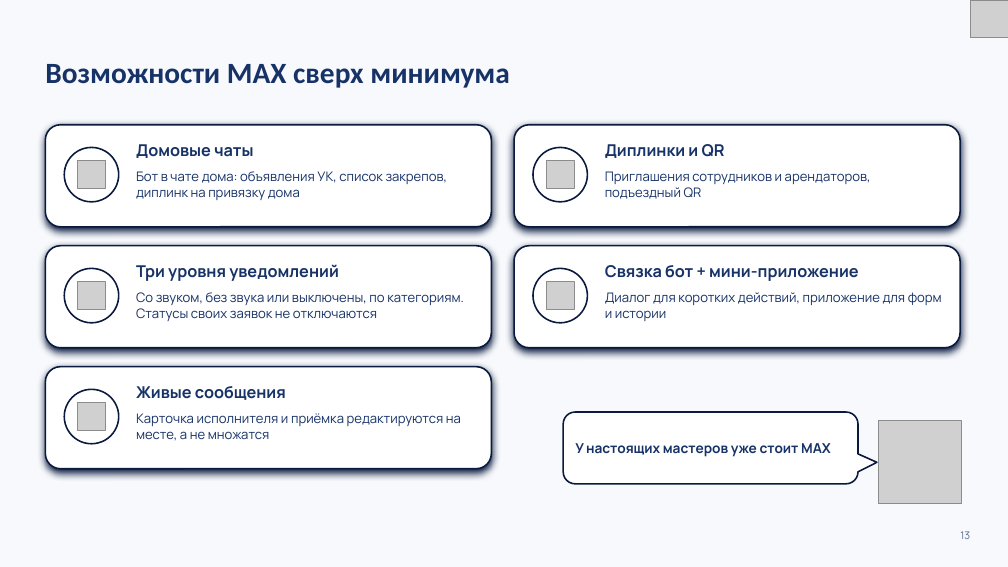
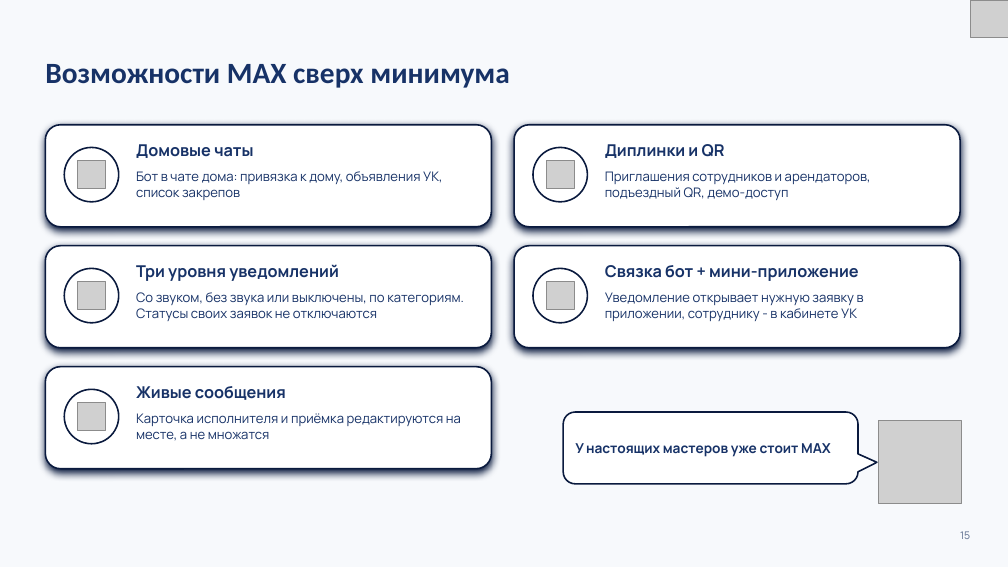
Before and after one commit to K1rL3s/vkmax-mobilization, a slide deck: slide 15 of docs/preza/zheka.pptx (slide 13 before the commit). Drawn at 1008x567 pixels with LibreOffice and Linux fonts; fonts in the diff are those of the drawing; grey boxes stand for pictures. Boxes give left, top, right and bottom in pixels: in the first picture for what was removed or moved away, otherwise in the second. Text is boxed around its words. In the diff, an @@ line names an element or a change of style, - is before the commit and + after.

```diff
--- a/docs/preza/zheka.pptx
+++ b/docs/preza/zheka.pptx
@@ text at (x1=136, y1=171, x2=442, y2=200): text changed @@
-Бот в чате дома: объявления УК, список закрепов, диплинк на привязку дома
+Бот в чате дома: привязка к дому, объявления УК, список закрепов
@@ text at (x1=605, y1=171, x2=871, y2=200): text changed @@
-Приглашения сотрудников и арендаторов, подъездный QR
+Приглашения сотрудников и арендаторов, подъездный QR, демо-доступ
@@ text at (x1=605, y1=292, x2=864, y2=321): text changed @@
-Диалог для коротких действий, приложение для форм и истории
+Уведомление открывает нужную заявку в приложении, сотруднику - в кабинете УК
@@ text at (x1=960, y1=531, x2=970, y2=539): text changed @@
-13
+15
```
Also in this commit, not shown: 20 other slides changed, 2 slides added, 1 slide removed, 10 other files.
